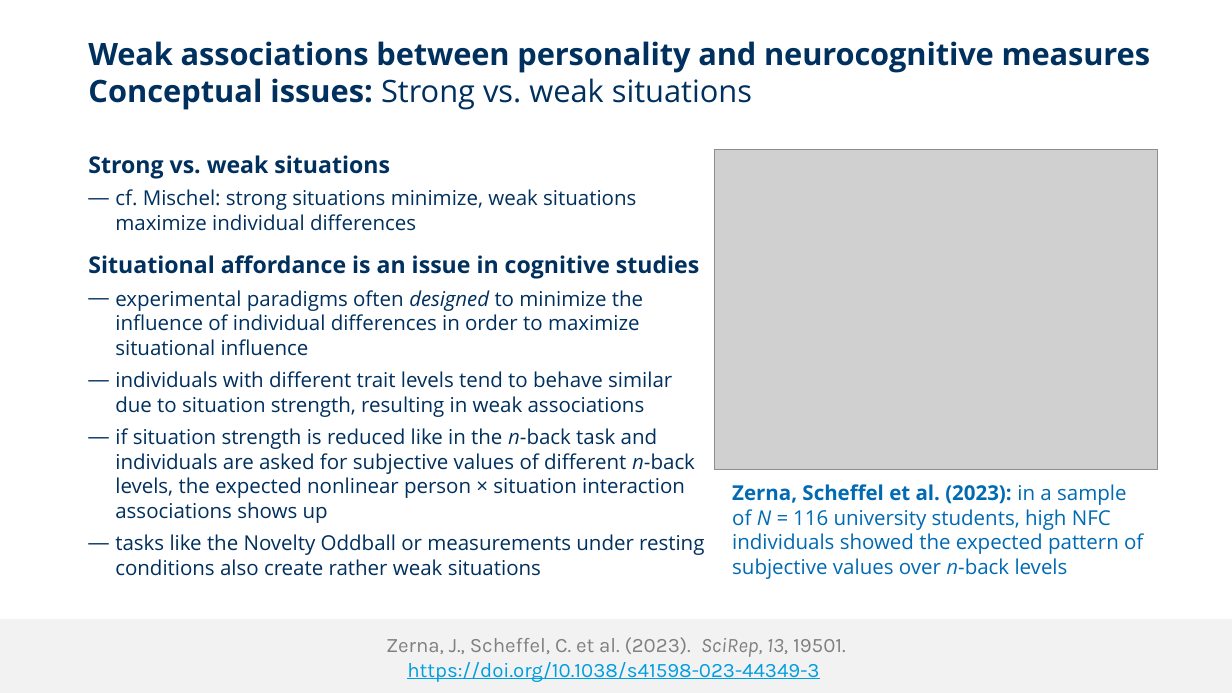
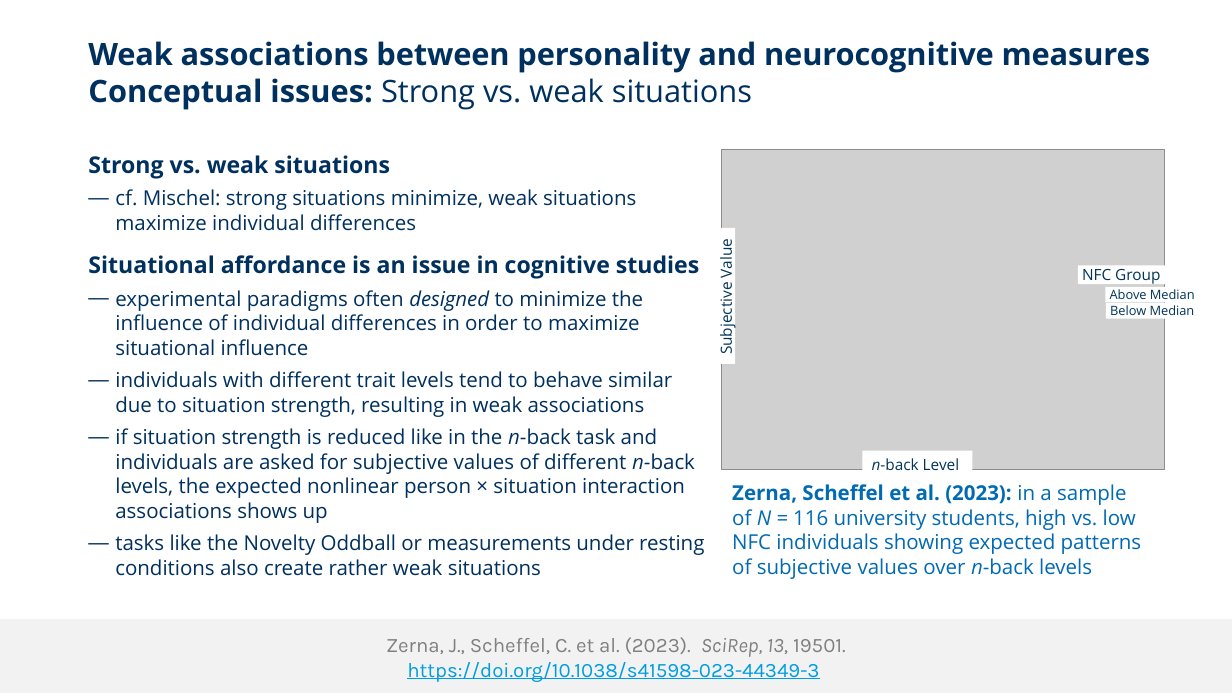
Before and after one commit to alex-strobel/PuG-2026-Talk, a slide deck: slide 10 of Slides/PuG_2026_NPoP_Strobel_2026-06-05.pptx. Drawn at 1232x693 pixels with LibreOffice and Linux fonts; fonts in the diff are those of the drawing; grey boxes stand for pictures; background and template pictures are left out. Boxes give left, top, right and bottom in pixels: in the first picture for what was removed or moved away, otherwise in the second. Text is boxed around its words. In the diff, an @@ line names an element or a change of style, - is before the commit and + after.

Commit message:
Update Slides

```diff
--- a/Slides/PuG_2026_NPoP_Strobel_2026-06-05.pptx
+++ b/Slides/PuG_2026_NPoP_Strobel_2026-06-05.pptx
@@ picture: place and size @@
-picture at [714, 150, 1158, 470]
+picture at [721, 150, 1165, 470]
@@ rectangle added at [717, 228, 735, 364], fill #FFFFFF, 12 pt, text #00355A @@
+Subjective Value
@@ rectangle added at [1079, 265, 1165, 284], fill #FFFFFF, 12 pt, text #00355A @@
+NFC Group
@@ rectangle added at [1105, 287, 1199, 302], fill #FFFFFF, 10 pt, text #00355A @@
+Above Median
@@ rectangle added at [1106, 303, 1199, 319], fill #FFFFFF, 10 pt, text #00355A @@
+Below Median
@@ rectangle added at [862, 451, 972, 479], fill #FFFFFF, 12 pt, text #00355A @@
+n-back Level
@@ text at [732, 484, 1142, 579]: text changed @@
-Zerna, Scheffel et al. (2023): in a sample of N = 116 university students, high NFC individuals showed the expected pattern of subjective values over n-back levels
+Zerna, Scheffel et al. (2023): in a sample of N = 116 university students, high vs. low NFC individuals showing expected patterns of subjective values over n-back levels
```
Also in this commit, not shown: 5 other slides changed, 1 other file.
